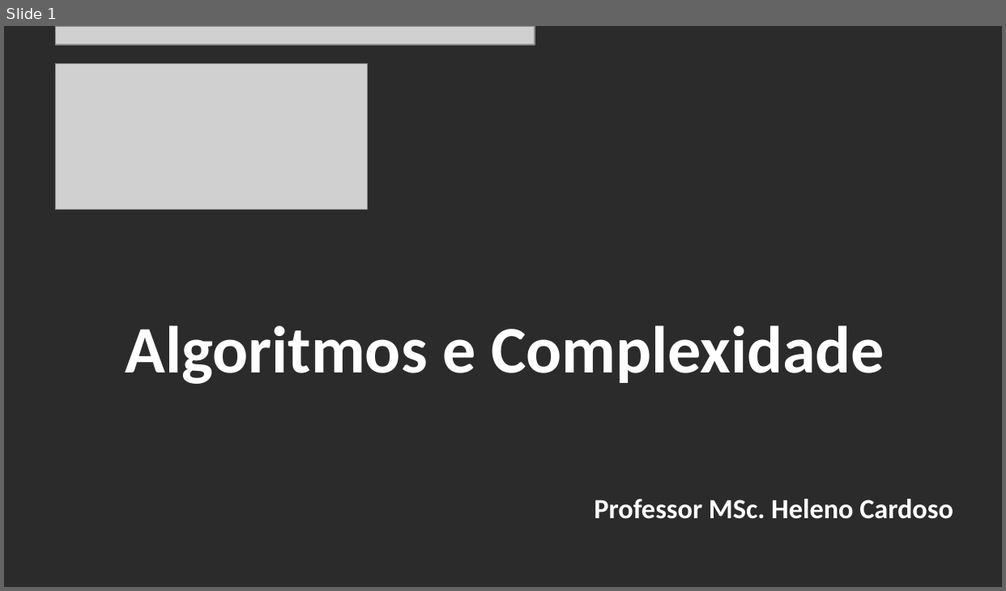
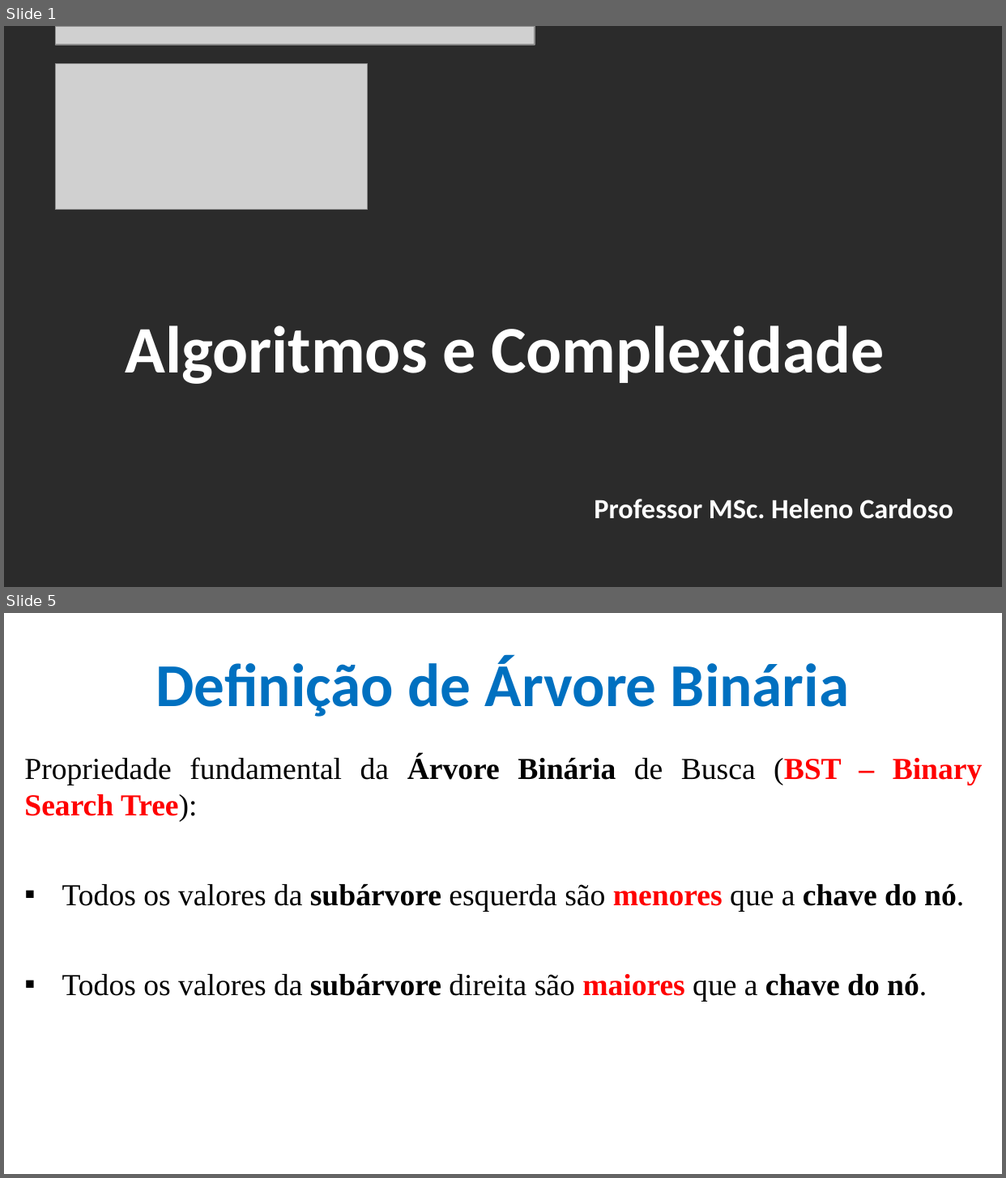
Before and after one commit to CloudEducationBrazil/WydenAlgoritmosEComplexidade, a slide deck: 01 Classes/Aula 06 - Algoritmos e Complexidade - Árvore Binária e AVL.pptx. Shown one above the other, each under a label of ours: slide 1 before the commit, slides 1 and 5 after it; the slides between them are not shown. The pictures are 1006x591 and 1006x1178 pixels, drawn with LibreOffice and Linux fonts; fonts in the diff are those of the drawing; grey boxes stand for pictures; background and template pictures are left out; a plain dark background stands for a picture behind light text. Boxes give left, top, right and bottom in pixels: in the first picture for what was removed or moved away, otherwise in the second. Text is boxed around its words. In the diff, an @@ line names an element or a change of style, - is before the commit and + after.

```diff
--- a/01 Classes/Aula 06 - Algoritmos e Complexidade - Árvore Binária e AVL.pptx
+++ b/01 Classes/Aula 06 - Algoritmos e Complexidade - Árvore Binária e AVL.pptx
@@ slide 5 added at (4, 613, 1002, 1174), background picture (left out) @@
@@ title added at (155, 656, 849, 717), 44 pt, text #0070C0, bold @@
+Definição de Árvore Binária
@@ text added at (24, 756, 982, 1002), 22 pt, text #000000 @@
+Propriedade fundamental da Árvore Binária de Busca (BST – Binary Search Tree):
+▪ Todos os valores da subárvore esquerda são menores que a chave do nó.
+▪ Todos os valores da subárvore direita são maiores que a chave do nó.
```
Also in this commit, not shown: 6 slides changed, 11 other slides added, 5 other files.
